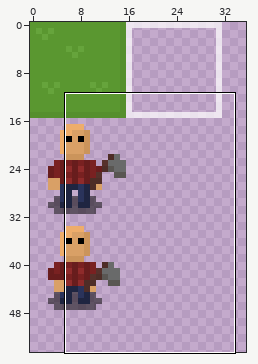
Sprite sheet -- WGJ138/Content/Textures.png. The first picture is a wide view before the edit; the outline marks the close-up.
Close-up. Before the commit:
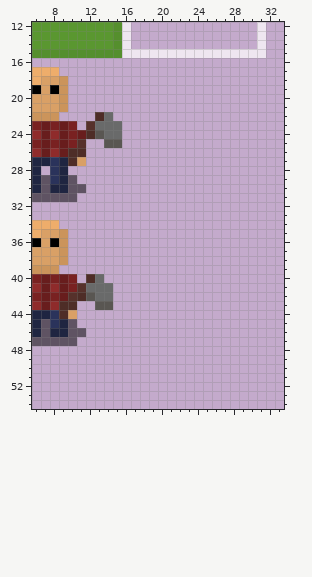
The file is 128x128 pixels. Colours within 5 levels of each other are drawn and written as one. Shown: x 6..33, y 12..54. The wide view leaves out empty margins.
And afterwards:
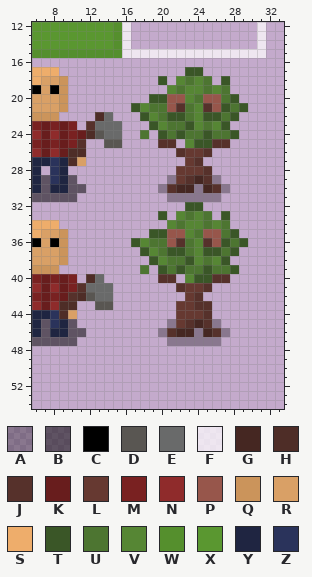
Palette (. is transparent): A #0000004d  B #00000083  C #000000  D #595652  E #696a6a  F #ffffffb5  G #452722  H #4e2d27  J #56312b  K #681d1d  L #663931  M #792121  N #8f2b2b  P #97564b  Q #cb945b  R #d9a066  S #eead6b  T #3a5627  U #4d7531  V #568634  W #558f2d  X #5a9730  Y #1f2541  Z #2a335b
The edit:
y 17: x 23..24 .. -> TT
y 18: x 20 . -> T; x 22..25 .... -> VUVU; x 27 . -> T
y 19: x 21..27 ....... -> VUVVUVU
y 20: x 19..28 .......... -> TTPPVUPPUT
y 21: x 17..29 ............. -> TVUUPJUVJPTUT
y 22: x 18..28 ........... -> TVUTTUVTTUT
y 23: x 19..27 ......... -> TVUUTVUVT
y 24: x 18 . -> U; x 20..28 ......... -> TUTUUTUUT
y 25: x 20..21 .. -> JJ; x 23..27 ..... -> VTTJJ
y 26: x 22..25 .... -> JLLJ
y 27: x 23..24 .. -> LJ
y 28: x 22..25 .... -> LLLJ
y 29: x 21..26 ...... -> ALJGJA
y 30: x 20..27 ........ -> AJGGAGJA
y 31: x 21..26 ...... -> AAAAAA
y 32: x 23..24 .. -> TT
y 33: x 20 . -> T; x 22..25 .... -> VUVU; x 27 . -> T
y 34: x 21..27 ....... -> VUVVUVU
y 35: x 19..28 .......... -> TTPPVUPPUT
y 36: x 17..29 ............. -> TVUUPJUVJPTUT
y 37: x 18..28 ........... -> TVUTTUVTTUT
y 38: x 19..27 ......... -> TVUUTVUVT
y 39: x 18 . -> U; x 20..28 ......... -> TUTUUTUUT
y 40: x 20..21 .. -> JJ; x 23..27 ..... -> VTTJJ
y 41: x 22..25 .... -> JLLJ
y 42: x 23..24 .. -> LJ
y 43: x 22..25 .... -> LLJJ
y 44: x 22..25 .... -> LLLJ
y 45: x 21..26 ...... -> ALJGJA
y 46: x 20..27 ........ -> AJGGAGJA
y 47: x 21..26 ...... -> AAAAAA
Where, in picture pixels (left, top, right, bottom), the same in both close-ups:
added: (131, 67, 248, 346)
